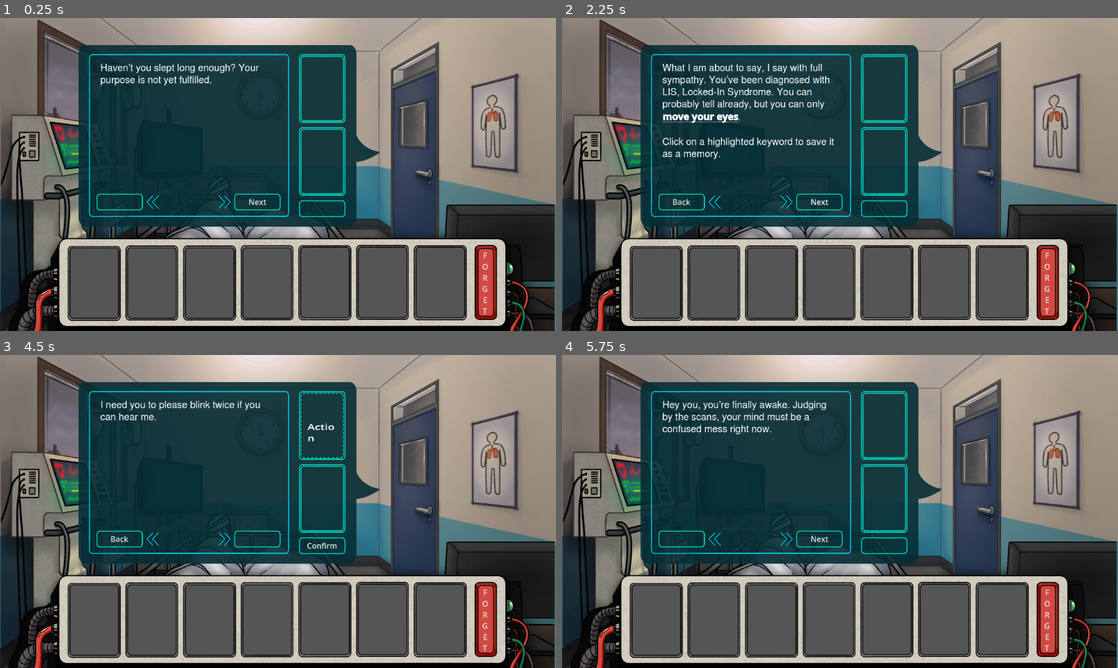
Above: before the commit, frames 1-4 (two rows, left to right).
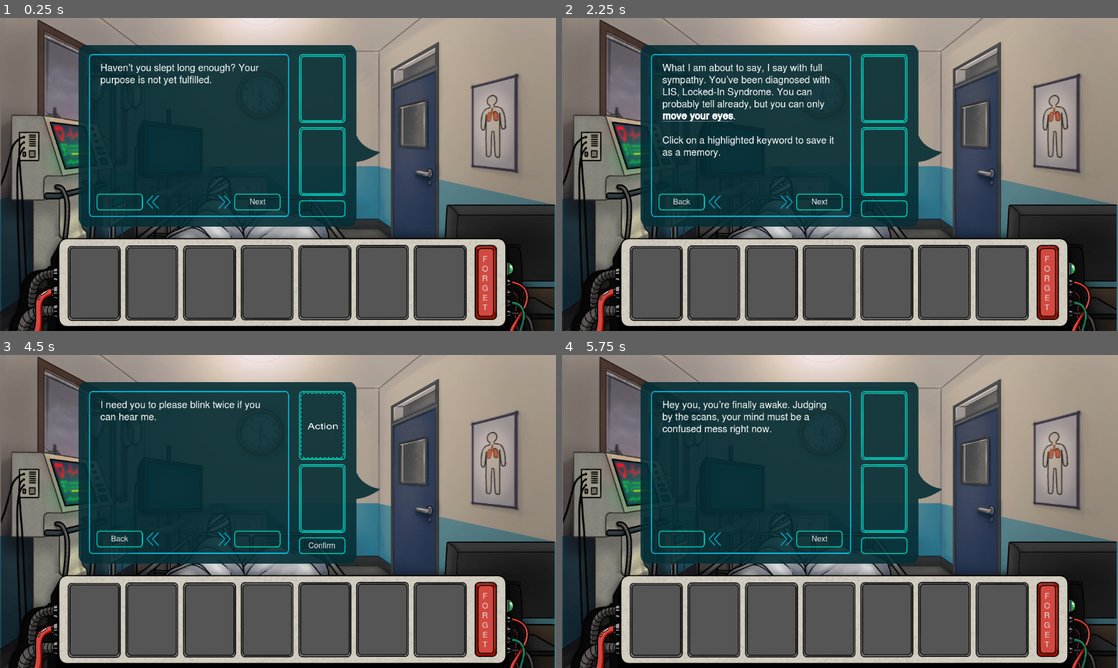
Above: after the commit, the same moments.

Repository: Goodman599/UWGameDevClubWinter2026Jam
Game: Godot game, scene res://Scenes/main.tscn
Same seed, same stepped clock (60 frames per second), same inputs: the game is played once before the commit and once after it.
Inputs:
- Up to frame 1 (0.25 s): no input
- Up to frame 2 (2.25 s): click "Next" at 0.5 s; click "Confirm" at 1.25 s; click "Next" at 2 s
- Up to frame 3 (4.5 s): click "F O R G E T" at 2.75 s; click "F O R G E T" at 3.5 s; click "Next" at 4.25 s
- Up to frame 4 (5.75 s): click "Confirm" at 5 s

The runs differ from the first frame. In frame 1, 0.1% of the frame differs, in the area x 44-88%, y 57-95%; in frame 2, 1.0%, in the area x 18-88%, y 30-95%; in frame 3, 0.3%; in frame 4, 0.1%.

Commit message:
forget wip

Diff:
--- a/Dialogues/Cultist.json
+++ b/Dialogues/Cultist.json
@@ -32,8 +32,7 @@
 	  ],
 	  "setState": {
 		"mentioned_supernatural": "true"
-	  },
-	  "ending": "ending1"
+	  }
 	},
 	"dialogue2": {
 	  "lines": [
--- a/Scenes/card_view.tscn
+++ b/Scenes/card_view.tscn
@@ -11,10 +11,11 @@
 font_color = Color(0.12955844, 0.12955847, 0.12955844, 1)
 
 [node name="card_view" type="Control"]
+custom_minimum_size = Vector2(120, 152)
 layout_mode = 3
 anchors_preset = 0
-offset_right = 141.0
-offset_bottom = 181.0
+offset_right = 120.0
+offset_bottom = 152.0
 mouse_filter = 1
 script = ExtResource("1_p1guq")
 
--- /dev/null
+++ b/Scenes/forget_screen.tscn
@@ -0,0 +1,74 @@
+[gd_scene load_steps=6 format=3 uid="uid://dokmbuibnqqms"]
+
+[ext_resource type="Texture2D" uid="uid://cls0djb5tk211" path="res://Assets/box.png" id="1_bdyuc"]
+[ext_resource type="Script" uid="uid://b6e2f74okg18w" path="res://Scripts/forget_screen.gd" id="1_gjcf5"]
+[ext_resource type="FontVariation" uid="uid://d3osqbkfd4jv3" path="res://Fonts/base_font.tres" id="2_gjcf5"]
+
+[sub_resource type="Gradient" id="Gradient_aqosg"]
+colors = PackedColorArray(1, 1, 1, 0.1254902, 0, 0, 0, 0.48235294)
+
+[sub_resource type="GradientTexture2D" id="GradientTexture2D_oqlsr"]
+gradient = SubResource("Gradient_aqosg")
+fill = 1
+fill_from = Vector2(0.5, 0.5)
+fill_to = Vector2(0.8, 0)
+metadata/_snap_enabled = true
+
+[node name="ForgetScreen" type="CanvasLayer"]
+script = ExtResource("1_gjcf5")
+
+[node name="Forget" type="TextureButton" parent="."]
+anchors_preset = -1
+anchor_left = 0.3888889
+anchor_top = 0.5925926
+anchor_right = 0.5
+anchor_bottom = 0.69135803
+offset_left = 64.0
+offset_right = 64.0
+grow_horizontal = 2
+grow_vertical = 2
+focus_mode = 0
+texture_normal = ExtResource("1_bdyuc")
+ignore_texture_size = true
+stretch_mode = 0
+
+[node name="RichTextLabel" type="RichTextLabel" parent="Forget"]
+layout_mode = 0
+offset_right = 128.0
+offset_bottom = 64.0
+mouse_filter = 1
+theme_override_fonts/normal_font = ExtResource("2_gjcf5")
+theme_override_font_sizes/normal_font_size = 25
+text = "FORGET"
+horizontal_alignment = 1
+vertical_alignment = 1
+
+[node name="Background" type="TextureRect" parent="."]
+anchors_preset = 15
+anchor_right = 1.0
+anchor_bottom = 1.0
+grow_horizontal = 2
+grow_vertical = 2
+mouse_filter = 2
+texture = SubResource("GradientTexture2D_oqlsr")
+
+[node name="Title" type="RichTextLabel" parent="."]
+anchors_preset = 15
+anchor_right = 1.0
+anchor_bottom = 1.0
+offset_top = 131.0
+offset_bottom = -422.0
+grow_horizontal = 2
+grow_vertical = 2
+mouse_filter = 2
+theme_override_font_sizes/normal_font_size = 50
+text = "Choose memories to forget."
+horizontal_alignment = 1
+
+[node name="CardContainer" type="HBoxContainer" parent="."]
+offset_top = 215.0
+offset_right = 1152.0
+offset_bottom = 367.0
+mouse_filter = 2
+theme_override_constants/separation = 20
+alignment = 1
--- a/Scenes/main.tscn
+++ b/Scenes/main.tscn
@@ -11,7 +11,8 @@
 [ext_resource type="Script" path="res://Scripts/cultist.gd" id="7_hptm8"]
 [ext_resource type="Script" path="res://Scripts/nurse.gd" id="8_d1ilt"]
 [ext_resource type="PackedScene" uid="uid://cd556cexy6fo5" path="res://Scenes/tutorial_box.tscn" id="11_d1ilt"]
-[ext_resource type="PackedScene" uid="uid://b0ah3vi4n7ged" path="res://Scenes/black_screen.tscn" id="12_6iyac"]
+[ext_resource type="PackedScene" uid="uid://c1nkk5odx3lik" path="res://Scenes/black_screen.tscn" id="12_6iyac"]
+[ext_resource type="PackedScene" uid="uid://dokmbuibnqqms" path="res://Scenes/forget_screen.tscn" id="13_fdnlq"]
 
 [node name="Main" type="Node2D"]
 script = ExtResource("1_8gbba")
@@ -63,3 +64,6 @@
 offset_right = 1152.0
 offset_bottom = 648.0
 metadata/_edit_lock_ = true
+
+[node name="ForgetScreen" parent="." instance=ExtResource("13_fdnlq")]
+visible = false
--- a/Scripts/base_visitor.gd
+++ b/Scripts/base_visitor.gd
@@ -230,7 +230,6 @@
 
 	# If there is an ending, do nothing else
 	if endingID != "":
-		print("loading ", endingID)
 		get_node("%BlackScreen").appear(endingID)
 		return
 
@@ -245,7 +244,6 @@
 		check_submissions()
 	elif dialogues[current_visit_branch][current_dialogue_branch].has("result"):
 		# The new dialogue links to some other dialogue without accepting cards
-		print("current dialogue branch is: ", dialogues[current_visit_branch][current_dialogue_branch])
 		set_dialogue_branch(dialogues[current_visit_branch][current_dialogue_branch]["result"])
 	else:
 		VisitorManager.send_next_visitor()
--- /dev/null
+++ b/Scripts/forget_screen.gd
@@ -0,0 +1,20 @@
+extends CanvasLayer
+class_name ForgetScreen
+
+@onready var forget_button : TextureButton = $Forget
+
+const BASE_COLOR = Color8(0, 70, 255)
+const HOVERED_COLOR = Color8(0, 30, 215)
+const PRESSED_COLOR = Color8(0, 0, 185)
+
+
+func _ready():
+	forget_button.self_modulate = BASE_COLOR
+	forget_button.button_up.connect(set_color.bind(BASE_COLOR))
+	forget_button.button_down.connect(set_color.bind(PRESSED_COLOR))
+	forget_button.mouse_exited.connect(set_color.bind(BASE_COLOR))
+	forget_button.mouse_entered.connect(set_color.bind(HOVERED_COLOR))
+	forget_button.pressed.connect(func(): print("Hi"))
+
+func set_color(color : Color):
+	forget_button.self_modulate = color
--- a/Scripts/main.gd
+++ b/Scripts/main.gd
@@ -39,8 +39,6 @@
 	var new_card = card_scene.instantiate()
 	card_container.add_child(new_card)
 	new_card.setup(data)
-
-	new_card.selection_toggled.connect(_on_card_toggle)
 
 	if new_card.has_signal("card_drag_started"):
 		new_card.card_drag_started.connect(_on_card_drag_started)
--- a/Scripts/memory_card.gd
+++ b/Scripts/memory_card.gd
@@ -1,6 +1,5 @@
 extends Control
 
-signal selection_toggled(card_node, is_selected)
 signal card_drag_started(card_node)
 signal card_drag_ended(card_node)
 signal card_dropped_in_area(card_node, area)
@@ -16,7 +15,6 @@
 const COLOR_ACTION = Color("890029ff")
 
 var memory_key: String = ""
-var is_selected: bool = false
 var is_dragging: bool = false
 var is_click_started_on_card: bool = false
 var drag_offset: Vector2 = Vector2.ZERO
@@ -80,8 +78,6 @@
 			is_click_started_on_card = true
 			drag_offset = get_local_mouse_position()
 			original_position = global_position
-
-			toggle_selection()
 		else:
 			if is_click_started_on_card and not is_dragging:
 				pass
@@ -103,9 +99,6 @@
 		check_submission_areas()
 
 func start_drag():
-	if  not is_selected:
-		return
-
 	is_dragging = true
 	original_parent = get_parent()
 	original_z_index = z_index
@@ -201,26 +194,6 @@
 	var tween = create_tween().set_trans(Tween.TRANS_BACK).set_ease(Tween.EASE_OUT)
 	tween.tween_property(self, "global_position", original_position, 0.3)
 
-func toggle_selection():
-	if is_dragging or current_submission_area:
-		return
-
-	is_selected = not is_selected
-	selection_toggled.emit(self, is_selected)
-
-	var tween = create_tween().set_parallel(true).set_trans(Tween.TRANS_CUBIC).set_ease(Tween.EASE_OUT)
-	var offset = Vector2(0, -15) if is_selected else Vector2.ZERO
-
-	tween.tween_property(type_label, "position", default_pos_type + offset, 0.2)
-	tween.tween_property(content_label, "position", default_pos_content + offset, 0.2)
-	if bg:
-		tween.tween_property(bg, "position", default_pos_bg + offset, 0.2)
-
-	var target_modulate = Color(0.6, 0.6, 0.6) if is_selected else Color(1, 1, 1)
-	tween.tween_property(self, "modulate", target_modulate, 0.2)
-
-	var target_scale = Vector2(1.05, 1.05) if is_selected else Vector2.ONE
-	tween.tween_property(self, "scale", target_scale, 0.2)
 
 func get_memory_data() -> Dictionary:
 	return {
@@ -246,7 +219,7 @@
 		tween.tween_property(self, "scale", original_scale * 1.05, 0.1)
 
 func _on_mouse_exited():
-	if not is_dragging and not is_selected:
+	if not is_dragging:
 		var tween = create_tween().set_trans(Tween.TRANS_CUBIC).set_ease(Tween.EASE_OUT)
 		tween.tween_property(self, "scale", original_scale, 0.1)
 
@@ -258,7 +231,6 @@
 
 	if box:
 		is_dragging = false
-		is_selected = false
 
 		modulate = Color(1, 1, 1, 0.5)
 	else:
--- a/Scripts/submission_box.gd
+++ b/Scripts/submission_box.gd
@@ -41,8 +41,6 @@
 	return box_index
 
 func _on_mouse_entered():
-	print("RAAH")
-
 	if not is_highlighted:
 		is_highlighted = true
 		update_appearance()
--- a/Scripts/visitor_manager.gd
+++ b/Scripts/visitor_manager.gd
@@ -26,7 +26,7 @@
 	#for visitor in visitor_queue:
 		#print(visitor.person, " is visiting at ", visitor.get_visit_time(), " with priority ", visitor.get_visit_priority())
 	if visitor_queue.size() == 0:
-		print("You ended")
+		print("You somehow ran out of visitors")
 		return
 
 	var next_visit_instance : VisitorInstance = visitor_queue[0]
--- a/black_screen.gd
+++ b/black_screen.gd
@@ -16,7 +16,6 @@
 	$Text.text = endings[endingID][0]
 
 func appear(newEndingID : String):
-	print("ads")
 	show()
 	var tween = get_tree().create_tween()
 	tween.tween_property(self, "modulate", Color(1, 1, 1, 1), 2)
--- a/project.godot
+++ b/project.godot
@@ -33,3 +33,7 @@
 
 DialogueBox=""
 submission_area=""
+
+[gui]
+
+theme/custom_font="uid://d3osqbkfd4jv3"
Not shown: 1 places in Scenes/black_screen.tscn that only renumber resources
Not shown: 1 places in Scenes/main.tscn that only renumber resources
Not shown, added: Scripts/forget_screen.gd.uid
